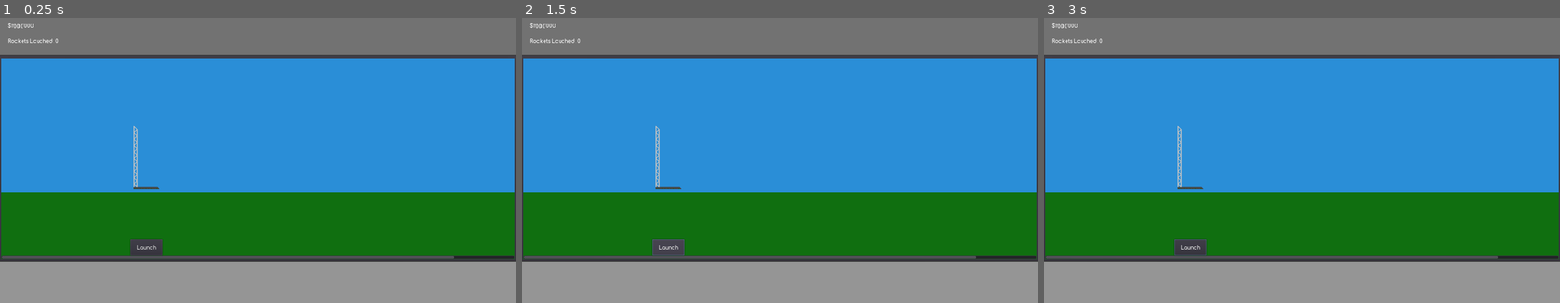
Above: before the commit, frames 1-3 (left to right).
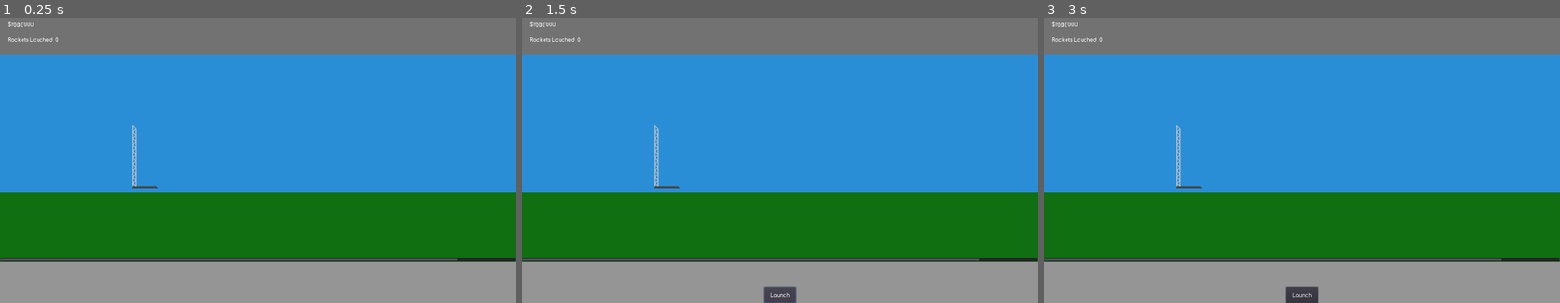
Above: after the commit, the same moments.

Repository: Jonathan-Odlum/Space-Idle-Game
Game: Godot game, scene res://Main.tscn
Two runs of this game, one before a commit and one after it. Both use one fixed random seed, a clock stepped at 60 frames per second and the inputs below.
Inputs (mouse positions are in pixels of both pictures, inside the frame that each line leads up to):
- Up to frame 1 (0.25 s): no input
- Up to frame 2 (1.5 s): click (666, 154) at 0.52 s; click "Launch" at 1.25 s
- Up to frame 3 (3 s): click "Launch" at 2 s; click (1188, 154) at 2.77 s

The runs differ from the first frame. In frame 1, 4.4% of the frame differs, in the area x 0-100%, y 1-86%; in frame 2, 4.8%, in the area x 0-100%, y 1-100%; in frame 3, 4.8%.

Commit message:
Reworked script structure, add initial context menu for LaunchPad

Diff:
--- a/Earth.gd
+++ /dev/null
@@ -1,32 +0,0 @@
-extends Control
-
-var has_rocket = false
-var rocket_scene = load("res://Rocket.tscn")
-var rocket
-
-
-func _on_Buy_pressed():
-	# Check for rocket and then create a new one.
-	if not has_rocket:
-		get_tree().get_root().get_node("Main").change_money(-1000000)
-		rocket = rocket_scene.instance()
-		rocket.position = Vector2(773,525)
-		add_child(rocket)
-		rocket.connect("in_orbit", self, "_on_RigidBody2D_in_orbit")
-		has_rocket = true
-
-
-func _on_Launch_pressed():
-	if has_rocket and rocket.linear_velocity == Vector2(0,0):
-		# Give rocket force
-		rocket.add_force(Vector2(0,0), Vector2(0,-1000))
-
-
-func _on_RigidBody2D_in_orbit():
-	# When rocket leaves screen give monies and increment launches
-	get_tree().get_root().get_node("Main").change_money(2000000)
-
-	get_tree().get_root().get_node("Main").increment_launches()
-
-	has_rocket = false
-	rocket.queue_free()
--- a/Main.gd
+++ b/Main.gd
@@ -2,6 +2,39 @@
 
 var money = 1000000
 var launches = 0
+
+
+
+
+var has_rocket = false
+var rocket_scene = load("res://Rocket.tscn")
+var rocket
+
+
+func _on_Buy_pressed():
+	# Check for rocket and then create a new one.
+	if not has_rocket:
+		change_money(-1000000)
+		rocket = rocket_scene.instance()
+		rocket.position = Vector2(773,525)
+		add_child(rocket)
+		rocket.connect("in_orbit", self, "_on_Rocket_in_orbit")
+		has_rocket = true
+
+
+func _on_Launch_pressed():
+	if has_rocket and rocket.linear_velocity == Vector2(0,0):
+		# Give rocket force
+		rocket.add_force(Vector2(0,0), Vector2(0,-1000))
+
+
+func _on_Rocket_in_orbit():
+	# When rocket leaves screen give monies and increment launches
+	change_money(2000000)
+	increment_launches()
+
+	has_rocket = false
+	rocket.queue_free()
 
 
 func change_money(delta_dollar):
@@ -12,3 +45,8 @@
 func increment_launches():
 	launches += 1
 	$GUI/Box/Cols/Stats/Rows/Launches/Counter.text = str(launches)
+
+
+func _on_Building_Selected(building_name):
+	if building_name == "LaunchPad":
+		get_tree().get_root().get_node("Main/Control/ContextMenus").current_tab = 1
--- a/Main.tscn
+++ b/Main.tscn
@@ -1,7 +1,6 @@
-[gd_scene load_steps=7 format=2]
+[gd_scene load_steps=8 format=2]
 
 [ext_resource path="res://assets/font/Comfortaa-Bold.ttf" type="DynamicFontData" id=1]
-[ext_resource path="res://Earth.gd" type="Script" id=2]
 [ext_resource path="res://Moon.tscn" type="PackedScene" id=3]
 [ext_resource path="res://Main.gd" type="Script" id=4]
 [ext_resource path="res://assets/Sprites/LaunchPad/Launch Tower.png" type="Texture" id=5]
@@ -9,9 +8,14 @@
 [sub_resource type="DynamicFont" id=1]
 font_data = ExtResource( 1 )
 
+[sub_resource type="StyleBoxEmpty" id=2]
+
+[sub_resource type="StyleBoxEmpty" id=3]
+
 [node name="Main" type="VBoxContainer"]
 anchor_right = 1.0
 anchor_bottom = 1.0
+custom_constants/separation = 0
 script = ExtResource( 4 )
 __meta__ = {
 "_edit_use_anchors_": false
@@ -19,7 +23,7 @@
 
 [node name="GUI" type="Control" parent="."]
 margin_right = 1600.0
-margin_bottom = 127.0
+margin_bottom = 128.0
 size_flags_vertical = 3
 size_flags_stretch_ratio = 0.2
 
@@ -32,9 +36,8 @@
 }
 
 [node name="Box" type="MarginContainer" parent="GUI"]
-margin_top = 4.0
-margin_right = 1600.0
-margin_bottom = 140.0
+anchor_right = 1.0
+anchor_bottom = 1.0
 custom_constants/margin_right = 25
 custom_constants/margin_top = 25
 custom_constants/margin_left = 25
@@ -46,18 +49,18 @@
 margin_left = 25.0
 margin_top = 25.0
 margin_right = 1575.0
-margin_bottom = 136.0
+margin_bottom = 128.0
 size_flags_horizontal = 3
 size_flags_vertical = 3
 
 [node name="Stats" type="MarginContainer" parent="GUI/Box/Cols"]
 margin_right = 1550.0
-margin_bottom = 111.0
+margin_bottom = 103.0
 size_flags_horizontal = 3
 
 [node name="Rows" type="VBoxContainer" parent="GUI/Box/Cols/Stats"]
 margin_right = 1550.0
-margin_bottom = 111.0
+margin_bottom = 103.0
 
 [node name="Money" type="Label" parent="GUI/Box/Cols/Stats/Rows"]
 margin_right = 76.0
@@ -102,91 +105,151 @@
 }
 
 [node name="Locations" type="TabContainer" parent="."]
-margin_top = 131.0
-margin_right = 1600.0
-margin_bottom = 768.0
-size_flags_vertical = 3
+margin_top = 128.0
+margin_right = 1600.0
+margin_bottom = 770.0
+size_flags_vertical = 3
+custom_styles/panel = SubResource( 2 )
 tabs_visible = false
 __meta__ = {
 "_edit_use_anchors_": false
 }
 
 [node name="Earth" type="Control" parent="Locations"]
+anchor_right = 1.0
+anchor_bottom = 1.0
+__meta__ = {
+"_edit_use_anchors_": false
+}
+
+[node name="Scenery" type="VBoxContainer" parent="Locations/Earth"]
+anchor_right = 1.0
+anchor_bottom = 1.0
+custom_constants/separation = 0
+__meta__ = {
+"_edit_use_anchors_": false
+}
+
+[node name="Sky" type="ColorRect" parent="Locations/Earth/Scenery"]
+margin_right = 1600.0
+margin_bottom = 428.0
+size_flags_horizontal = 3
+size_flags_vertical = 3
+size_flags_stretch_ratio = 2.0
+color = Color( 0.168627, 0.560784, 0.847059, 1 )
+__meta__ = {
+"_edit_use_anchors_": false
+}
+
+[node name="Ground" type="ColorRect" parent="Locations/Earth/Scenery"]
+margin_top = 428.0
+margin_right = 1600.0
+margin_bottom = 642.0
+size_flags_horizontal = 3
+size_flags_vertical = 3
+color = Color( 0.0666667, 0.439216, 0.0666667, 1 )
+__meta__ = {
+"_edit_use_anchors_": false
+}
+
+[node name="View" type="ScrollContainer" parent="Locations/Earth"]
+anchor_right = 1.0
+anchor_bottom = 1.0
+scroll_vertical_enabled = false
+__meta__ = {
+"_edit_use_anchors_": false
+}
+
+[node name="Buildings" type="HBoxContainer" parent="Locations/Earth/View"]
+margin_right = 1804.0
+margin_bottom = 630.0
+size_flags_horizontal = 3
+size_flags_vertical = 3
+
+[node name="LaunchPad" type="MarginContainer" parent="Locations/Earth/View/Buildings"]
+margin_right = 900.0
+margin_bottom = 630.0
+rect_min_size = Vector2( 900, 0 )
+size_flags_horizontal = 3
+
+[node name="TextureButton" type="TextureButton" parent="Locations/Earth/View/Buildings/LaunchPad"]
+margin_left = 410.0
+margin_top = 215.0
+margin_right = 490.0
+margin_bottom = 415.0
+size_flags_horizontal = 4
+size_flags_vertical = 4
+texture_normal = ExtResource( 5 )
+
+[node name="RocketFactory" type="MarginContainer" parent="Locations/Earth/View/Buildings"]
+margin_left = 904.0
+margin_right = 1804.0
+margin_bottom = 630.0
+rect_min_size = Vector2( 900, 0 )
+size_flags_horizontal = 3
+custom_constants/margin_right = 50
+custom_constants/margin_bottom = 50
+
+[node name="Buy" type="Button" parent="Locations/Earth/View/Buildings/RocketFactory"]
+margin_left = 750.0
+margin_top = 530.0
+margin_right = 850.0
+margin_bottom = 580.0
+rect_min_size = Vector2( 100, 50 )
+size_flags_horizontal = 8
+size_flags_vertical = 8
+custom_fonts/font = SubResource( 1 )
+text = "Buy"
+
+[node name="Moon" type="Control" parent="Locations"]
+visible = false
 anchor_right = 1.0
 anchor_bottom = 1.0
 margin_left = 4.0
 margin_top = 8.0
 margin_right = -4.0
 margin_bottom = -4.0
-script = ExtResource( 2 )
-__meta__ = {
-"_edit_use_anchors_": false
-}
-
-[node name="Scenery" type="VBoxContainer" parent="Locations/Earth"]
-anchor_right = 1.0
-anchor_bottom = 1.0
-custom_constants/separation = 0
-__meta__ = {
-"_edit_use_anchors_": false
-}
-
-[node name="Sky" type="ColorRect" parent="Locations/Earth/Scenery"]
-margin_right = 1592.0
-margin_bottom = 416.0
-size_flags_horizontal = 3
-size_flags_vertical = 3
-size_flags_stretch_ratio = 2.0
-color = Color( 0.168627, 0.560784, 0.847059, 1 )
-__meta__ = {
-"_edit_use_anchors_": false
-}
-
-[node name="Ground" type="ColorRect" parent="Locations/Earth/Scenery"]
-margin_top = 416.0
-margin_right = 1592.0
-margin_bottom = 625.0
-size_flags_horizontal = 3
-size_flags_vertical = 3
-color = Color( 0.0666667, 0.439216, 0.0666667, 1 )
-__meta__ = {
-"_edit_use_anchors_": false
-}
-
-[node name="View" type="ScrollContainer" parent="Locations/Earth"]
-anchor_right = 1.0
-anchor_bottom = 1.0
-scroll_vertical_enabled = false
-__meta__ = {
-"_edit_use_anchors_": false
-}
-
-[node name="Buildings" type="HBoxContainer" parent="Locations/Earth/View"]
-margin_right = 1804.0
-margin_bottom = 613.0
-size_flags_horizontal = 3
-size_flags_vertical = 3
-
-[node name="LaunchPad" type="MarginContainer" parent="Locations/Earth/View/Buildings"]
-margin_right = 900.0
-margin_bottom = 613.0
-rect_min_size = Vector2( 900, 0 )
-size_flags_horizontal = 3
-
-[node name="Sprite" type="TextureRect" parent="Locations/Earth/View/Buildings/LaunchPad"]
-margin_left = 410.0
-margin_top = 206.0
-margin_right = 490.0
-margin_bottom = 406.0
-size_flags_horizontal = 4
-size_flags_vertical = 4
-texture = ExtResource( 5 )
-
-[node name="Launch" type="Button" parent="Locations/Earth/View/Buildings/LaunchPad"]
-margin_left = 400.0
-margin_top = 563.0
-margin_right = 500.0
-margin_bottom = 613.0
+
+[node name="Moon" parent="Locations/Moon" instance=ExtResource( 3 )]
+
+[node name="Control" type="Control" parent="."]
+margin_top = 770.0
+margin_right = 1600.0
+margin_bottom = 900.0
+size_flags_vertical = 3
+size_flags_stretch_ratio = 0.2
+
+[node name="ColorRect" type="ColorRect" parent="Control"]
+anchor_right = 1.0
+anchor_bottom = 1.0
+color = Color( 0.588235, 0.588235, 0.588235, 1 )
+__meta__ = {
+"_edit_use_anchors_": false
+}
+
+[node name="ContextMenus" type="TabContainer" parent="Control"]
+anchor_right = 1.0
+anchor_bottom = 1.0
+custom_styles/panel = SubResource( 3 )
+tabs_visible = false
+__meta__ = {
+"_edit_use_anchors_": false
+}
+
+[node name="Control" type="Control" parent="Control/ContextMenus"]
+anchor_right = 1.0
+anchor_bottom = 1.0
+
+[node name="LaunchPad" type="MarginContainer" parent="Control/ContextMenus"]
+visible = false
+anchor_right = 1.0
+anchor_bottom = 1.0
+margin_right = -1560.0
+margin_bottom = -90.0
+
+[node name="Launch" type="Button" parent="Control/ContextMenus/LaunchPad"]
+margin_right = 100.0
+margin_bottom = 50.0
 rect_min_size = Vector2( 100, 50 )
 size_flags_horizontal = 4
 size_flags_vertical = 8
@@ -195,59 +258,6 @@
 __meta__ = {
 "_edit_use_anchors_": false
 }
-
-[node name="RocketFactory" type="MarginContainer" parent="Locations/Earth/View/Buildings"]
-margin_left = 904.0
-margin_right = 1804.0
-margin_bottom = 613.0
-rect_min_size = Vector2( 900, 0 )
-size_flags_horizontal = 3
-custom_constants/margin_right = 50
-custom_constants/margin_bottom = 50
-
-[node name="Buy" type="Button" parent="Locations/Earth/View/Buildings/RocketFactory"]
-margin_left = 750.0
-margin_top = 513.0
-margin_right = 850.0
-margin_bottom = 563.0
-rect_min_size = Vector2( 100, 50 )
-size_flags_horizontal = 8
-size_flags_vertical = 8
-custom_fonts/font = SubResource( 1 )
-text = "Buy"
-
-[node name="Moon" type="Control" parent="Locations"]
-visible = false
-anchor_right = 1.0
-anchor_bottom = 1.0
-margin_left = 4.0
-margin_top = 8.0
-margin_right = -4.0
-margin_bottom = -4.0
-
-[node name="Moon" parent="Locations/Moon" instance=ExtResource( 3 )]
-
-[node name="Control" type="Control" parent="."]
-margin_top = 772.0
-margin_right = 1600.0
-margin_bottom = 900.0
-size_flags_vertical = 3
-size_flags_stretch_ratio = 0.2
-
-[node name="MarginContainer" type="MarginContainer" parent="Control"]
-margin_top = 4.0
-margin_right = 1600.0
-margin_bottom = 132.0
-__meta__ = {
-"_edit_use_anchors_": false
-}
-
-[node name="ColorRect" type="ColorRect" parent="Control"]
-anchor_right = 1.0
-anchor_bottom = 1.0
-color = Color( 0.588235, 0.588235, 0.588235, 1 )
-__meta__ = {
-"_edit_use_anchors_": false
-}
-[connection signal="pressed" from="Locations/Earth/View/Buildings/LaunchPad/Launch" to="Locations/Earth" method="_on_Launch_pressed"]
-[connection signal="pressed" from="Locations/Earth/View/Buildings/RocketFactory/Buy" to="Locations/Earth" method="_on_Buy_pressed"]
+[connection signal="pressed" from="Locations/Earth/View/Buildings/LaunchPad/TextureButton" to="." method="_on_Building_Selected" binds= [ "LaunchPad" ]]
+[connection signal="pressed" from="Locations/Earth/View/Buildings/RocketFactory/Buy" to="." method="_on_Buy_pressed"]
+[connection signal="pressed" from="Control/ContextMenus/LaunchPad/Launch" to="." method="_on_Launch_pressed"]
